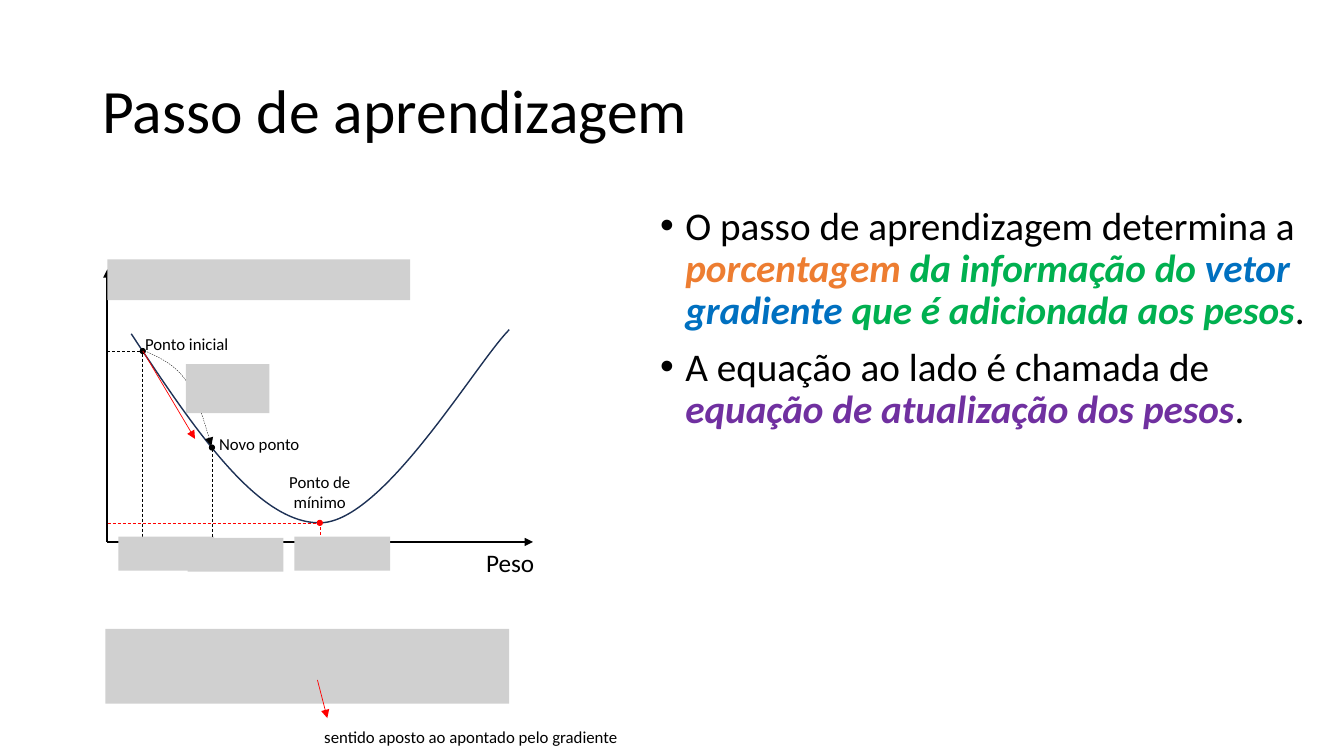
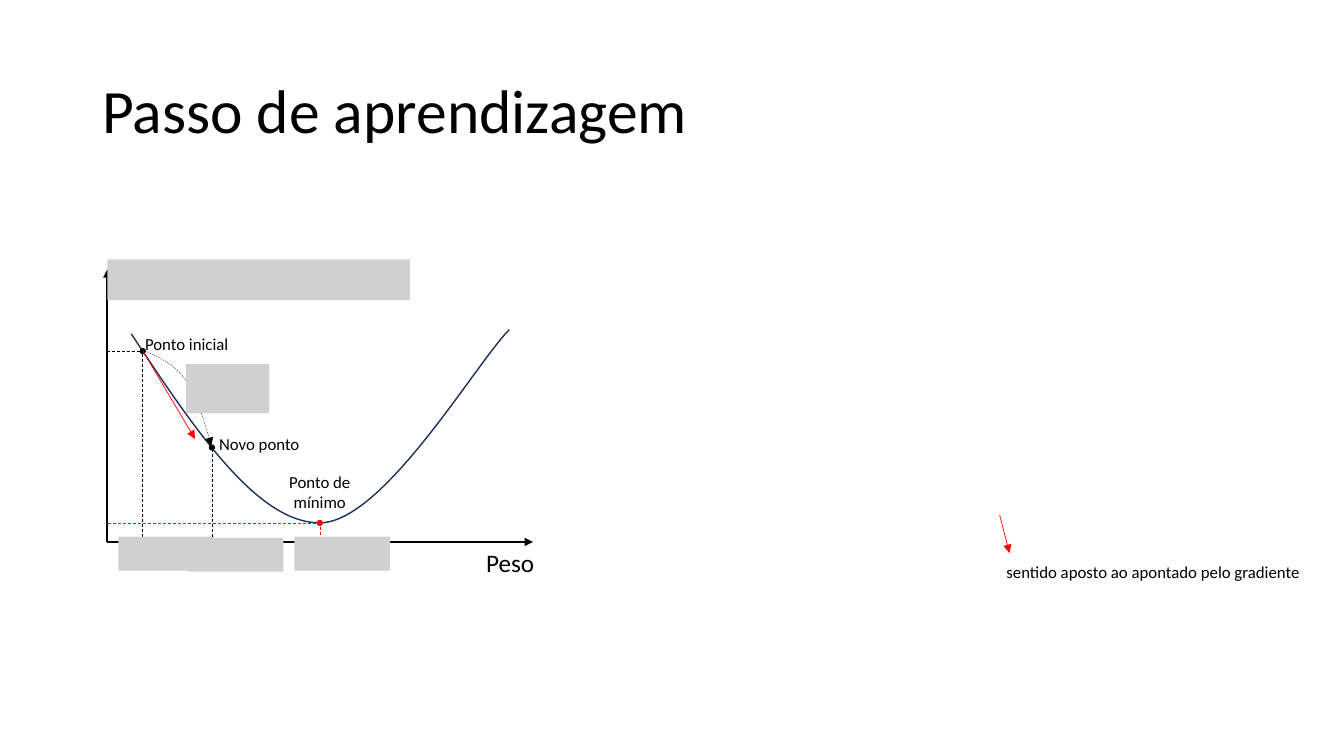
Before and after one commit to zz4fap/c24_inteligencia_artificial, a slide deck: slide 38 of slides/C24_Regressão.pptx (slide 40 before the commit). Drawn at 1344x756 pixels with LibreOffice and Linux fonts; fonts in the diff are those of the drawing; grey boxes stand for pictures. Boxes give left, top, right and bottom in pixels: in the first picture for what was removed or moved away, otherwise in the second. Text is boxed around its words. In the diff, an @@ line names an element or a change of style, - is before the commit and + after.

```diff
--- a/slides/C24_Regressão.pptx
+++ b/slides/C24_Regressão.pptx
@@ text removed at (685,212,1304,430) @@
-• O passo de aprendizagem determina a porcentagem da informação do vetor gradiente que é adicionada aos pesos.
-• A equação ao lado é chamada de equação de atualização dos pesos.
@@ arrow moved from (318, 681) - (328, 718) to (1000, 515) - (1010, 554) @@
@@ text "sentido aposto ao apontado pelo ...": place and size @@
-text "sentido aposto ao apontado pelo ..." at (324,731,617,746)
+text "sentido aposto ao apontado pelo ..." at (1006,566,1299,581)
@@ picture removed at (105,629,509,704) @@
```
Also in this commit, not shown: 11 other slides changed, 4 slides added, 4 slides removed.
